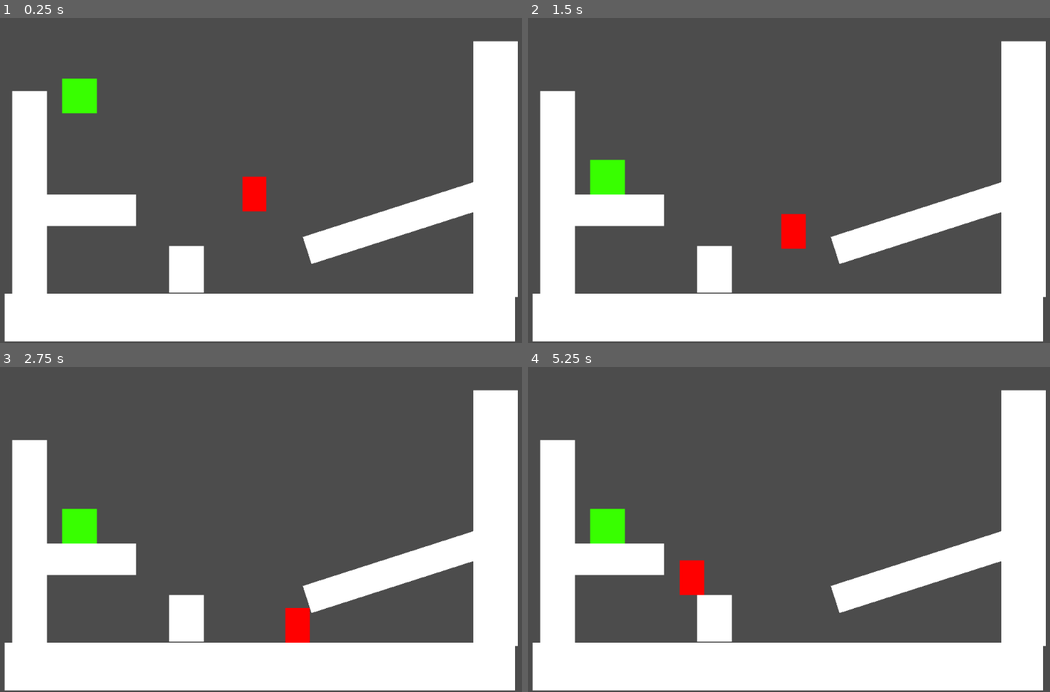
Above: before the commit, frames 1-4 (two rows, left to right).
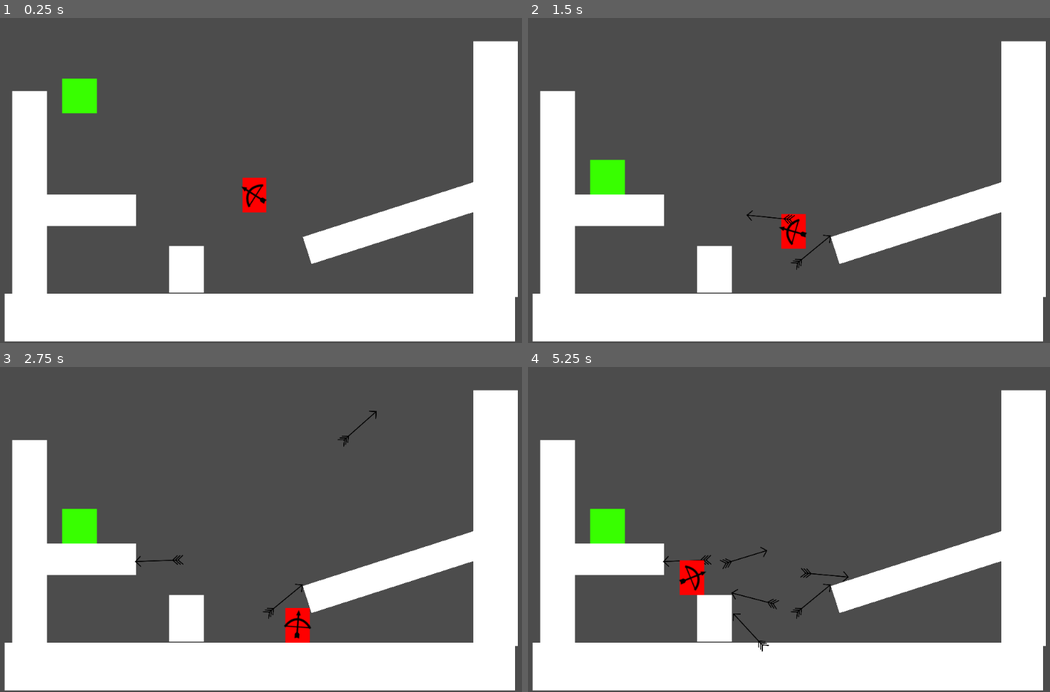
Above: after the commit, the same moments.

Repository: vanjac/wi22jam
Game: Godot game, scene res://placeholder/testlevel.tscn
Two runs of this game, one before a commit and one after it. Both use one fixed random seed, a clock stepped at 60 frames per second and the inputs below. Before the commit the project has no main scene; this scene is started directly in both runs.
Inputs (mouse positions are in pixels of both pictures, inside the frame that each line leads up to):
- Up to frame 1 (0.25 s): no input
- Up to frame 2 (1.5 s): move the mouse to (903, 164) at 0.52 s; hold D (right) 0.53-1.28 s; click (903, 164) at 0.6 s; tap Space (jump) at 0.77 s; move the mouse to (668, 196) at 1.27 s; hold A (left) from 1.28 s (still down); click (668, 196) at 1.35 s
- Up to frame 3 (2.75 s): tap Space (jump) at 1.52 s; move the mouse to (307, 458) at 2.02 s; release A (left) at 2.03 s; hold D (right) from 2.03 s (still down); click (307, 458) at 2.1 s
- Up to frame 4 (5.25 s): move the mouse to (752, 594) at 2.77 s; click (752, 594) at 2.85 s; tap Space (jump) at 3.02, 3.77, 4.52 s; move the mouse to (950, 578) at 3.52 s; release D (right) at 3.53 s; hold A (left) from 3.53 s (still down); click (950, 578) at 3.6 s; move the mouse to (616, 480) at 4.27 s; click (616, 480) at 4.35 s; move the mouse to (809, 529) at 5.02 s; click (809, 529) at 5.1 s

The runs differ from the first frame. In frame 1, 0.2% of the frame differs, in the area x 46-52%, y 48-60%; in frame 2, 0.3%; in frame 3, 0.3%; in frame 4, 0.5%, in the area x 25-62%, y 55-88%.

Commit message:
bow and arrow

Diff:
--- /dev/null
+++ b/bow/Arrow.gd
@@ -0,0 +1,23 @@
+extends KinematicBody2D
+
+var gravity = ProjectSettings.get_setting("physics/2d/default_gravity")
+var linear_velocity = Vector2(0,0)
+var stuck = false
+
+func _ready():
+	update_angle()
+
+func _physics_process(delta):
+	if not stuck:
+		linear_velocity.y += gravity * delta
+		update_angle()
+		var collision = move_and_collide(linear_velocity * delta, false)
+		if collision:
+			stuck = true
+			var t = global_transform
+			get_parent().remove_child(self)
+			collision.collider.add_child(self)
+			global_transform = t
+
+func update_angle():
+	rotation = linear_velocity.angle()
--- /dev/null
+++ b/bow/Arrow.tscn
@@ -0,0 +1,20 @@
+[gd_scene load_steps=4 format=2]
+
+[ext_resource path="res://bow/arrow.png" type="Texture" id=1]
+[ext_resource path="res://bow/Arrow.gd" type="Script" id=2]
+
+[sub_resource type="CircleShape2D" id=1]
+
+[node name="KinematicBody2D" type="KinematicBody2D"]
+collision_layer = 0
+script = ExtResource( 2 )
+
+[node name="CollisionShape2D" type="CollisionShape2D" parent="."]
+position = Vector2( -10, 0 )
+shape = SubResource( 1 )
+
+[node name="Arrow" type="Sprite" parent="."]
+position = Vector2( -43, 0 )
+rotation = 3.14159
+scale = Vector2( 0.30354, 0.30354 )
+texture = ExtResource( 1 )
--- /dev/null
+++ b/bow/Bow.gd
@@ -0,0 +1,20 @@
+extends Node2D
+
+const shoot_speed = 1000
+
+var arrow_scene = preload("res://bow/Arrow.tscn")
+var player
+
+
+func _ready():
+	player = get_parent()
+
+func _process(delta):
+	var vec_to_mouse = get_global_mouse_position() - global_position
+	rotation = vec_to_mouse.angle()
+
+	if Input.is_action_just_pressed("fire"):
+		var arrow = arrow_scene.instance()
+		arrow.linear_velocity = vec_to_mouse.normalized() * shoot_speed
+		player.get_parent().add_child(arrow)
+		arrow.global_position = global_position
--- /dev/null
+++ b/bow/Bow.tscn
@@ -0,0 +1,11 @@
+[gd_scene load_steps=3 format=2]
+
+[ext_resource path="res://bow/bow-arrow.png" type="Texture" id=1]
+[ext_resource path="res://bow/Bow.gd" type="Script" id=2]
+
+[node name="Node2D" type="Node2D"]
+script = ExtResource( 2 )
+
+[node name="Bow-arrow" type="Sprite" parent="."]
+rotation = 0.785398
+texture = ExtResource( 1 )
--- a/player/Player.tscn
+++ b/player/Player.tscn
@@ -1,19 +1,23 @@
-[gd_scene load_steps=4 format=2]
+[gd_scene load_steps=5 format=2]
 
 [ext_resource path="res://placeholder/square.png" type="Texture" id=1]
 [ext_resource path="res://player/Player.gd" type="Script" id=2]
+[ext_resource path="res://bow/Bow.tscn" type="PackedScene" id=3]
 
 [sub_resource type="RectangleShape2D" id=1]
 extents = Vector2( 32, 32 )
 
 [node name="Player" type="KinematicBody2D"]
-position = Vector2( 0, -2 )
-scale = Vector2( 0.7, 1 )
+collision_layer = 2
 script = ExtResource( 2 )
 
 [node name="CollisionShape2D" type="CollisionShape2D" parent="."]
+scale = Vector2( 0.7, 1 )
 shape = SubResource( 1 )
 
 [node name="Sprite" type="Sprite" parent="."]
 modulate = Color( 1, 0, 0, 1 )
+scale = Vector2( 0.7, 1 )
 texture = ExtResource( 1 )
+
+[node name="bow" parent="." instance=ExtResource( 3 )]
--- a/project.godot
+++ b/project.godot
@@ -11,6 +11,7 @@
 [application]
 
 config/name="wi22jam"
+run/main_scene="res://placeholder/testlevel.tscn"
 config/icon="res://icon.png"
 
 [input]
@@ -30,6 +31,16 @@
 "events": [ Object(InputEventKey,"resource_local_to_scene":false,"resource_name":"","device":0,"alt":false,"shift":false,"control":false,"meta":false,"command":false,"pressed":false,"scancode":32,"physical_scancode":0,"unicode":0,"echo":false,"script":null)
  ]
 }
+fire={
+"deadzone": 0.5,
+"events": [ Object(InputEventMouseButton,"resource_local_to_scene":false,"resource_name":"","device":0,"alt":false,"shift":false,"control":false,"meta":false,"command":false,"button_mask":0,"position":Vector2( 0, 0 ),"global_position":Vector2( 0, 0 ),"factor":1.0,"button_index":1,"pressed":false,"doubleclick":false,"script":null)
+ ]
+}
+
+[layer_names]
+
+2d_physics/layer_1="general"
+2d_physics/layer_2="player"
 
 [physics]
 
Binary file added: bow/arrow.png
Not shown, added: bow/arrow.png.import
Binary file added: bow/bow-arrow.png
Not shown, added: bow/bow-arrow.png.import
